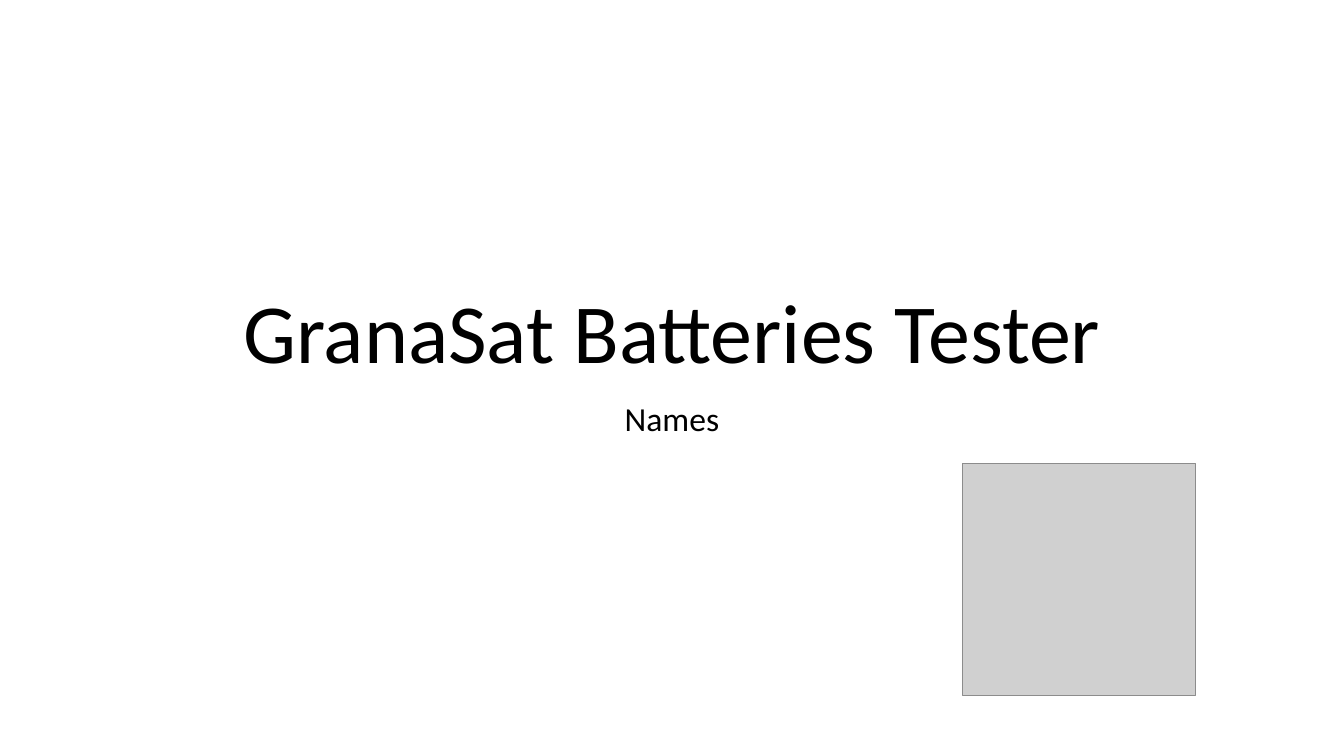
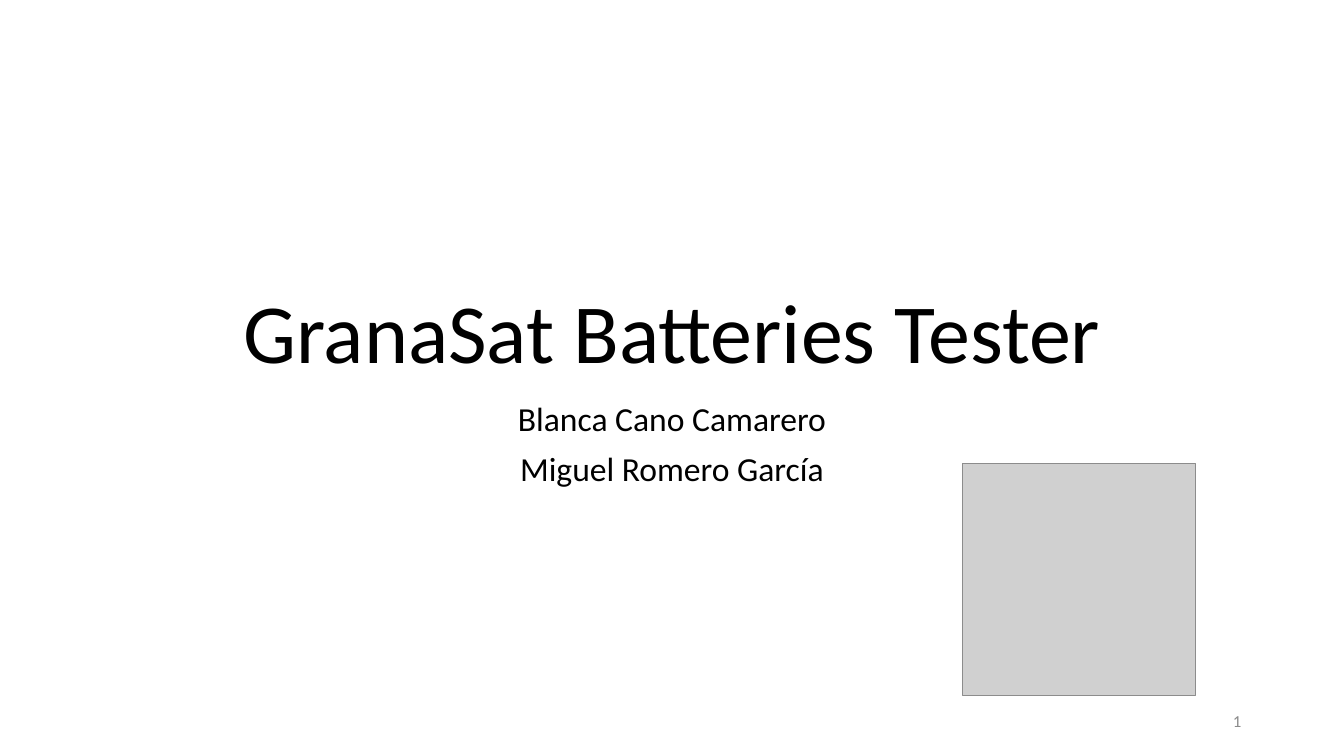
Before and after one commit to BlancaCC/granaSat_batteries, a slide deck: slide 1 of presentacion1/GranaSat Batteries Tester.pptx. Drawn at 1344x756 pixels with LibreOffice and Linux fonts; fonts in the diff are those of the drawing; grey boxes stand for pictures. Boxes give left, top, right and bottom in pixels: in the first picture for what was removed or moved away, otherwise in the second. Text is boxed around its words. In the diff, an @@ line names an element or a change of style, - is before the commit and + after.

```diff
--- a/presentacion1/GranaSat Batteries Tester.pptx
+++ b/presentacion1/GranaSat Batteries Tester.pptx
@@ subtitle at (518, 407, 826, 487): text changed @@
-Names
+Blanca Cano Camarero
+Miguel Romero García
@@ page number added at (1233, 716, 1241, 727), 12 pt, text #8C8C8C @@
+1
```
Also in this commit, not shown: 2 other slides changed, 6 slides added, 13 slides removed, 2 other files.
